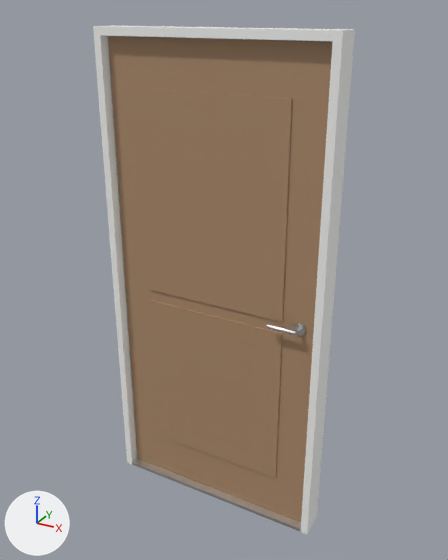
Renders of the glTF model modules/assets/internal/models/opening/opening.door.front_wide.glb from each side of a commit.
Rendered twice from a camera (50 mm lens) standing at (1.18, -2.08, 2.17) and looking at (0.02, 0.04, 1.11). Every picture has the same lights, and +X, +Y and +Z are marked at lower left. The older version comes first.

Objects in the first picture: 'frame__aluminium', 'frame__paint_white', 'leaf__hardwood' and 1 more.
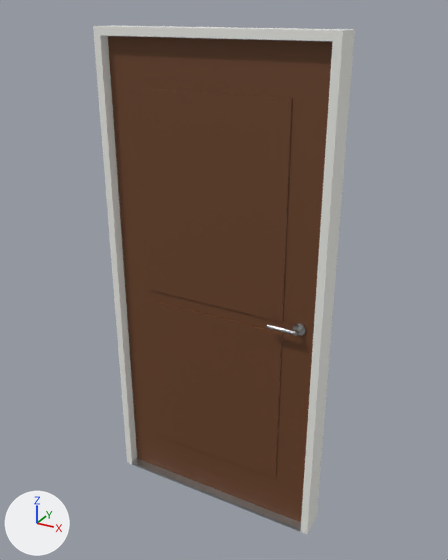
What differs and where, as boxes (x1, y1, x2, y2) in the pictures (448 x 560 px):
'leaf__hardwood', recoloured (darker)
    both: (108, 36, 333, 522)

What the commit changed:
Material 'hardwood' (mat_hardwood) changes colour from brown #ad8b6c to brown #6b4226; in linear values from (0.42, 0.26, 0.15) to (0.147, 0.055, 0.0196).
